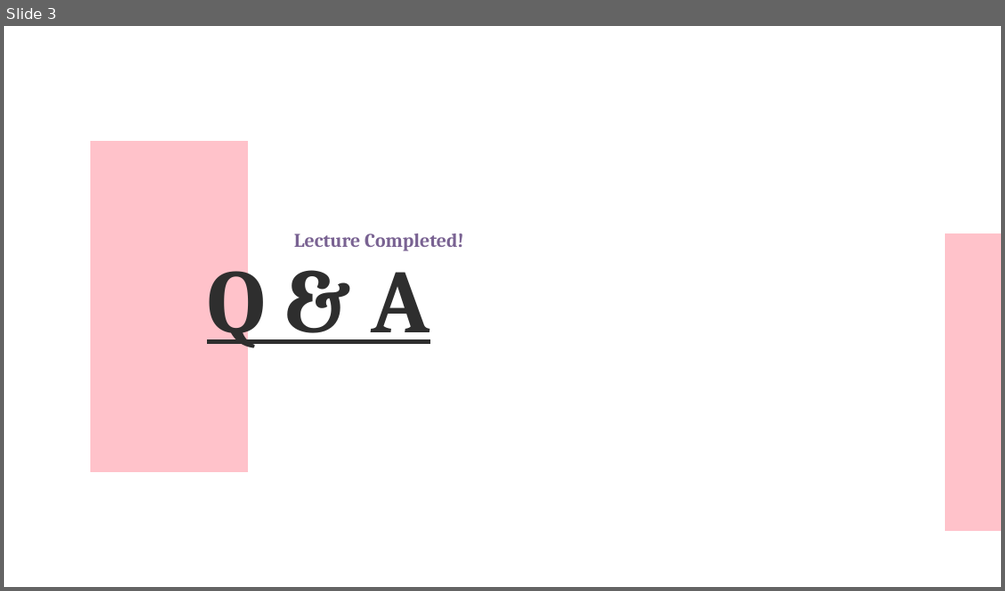
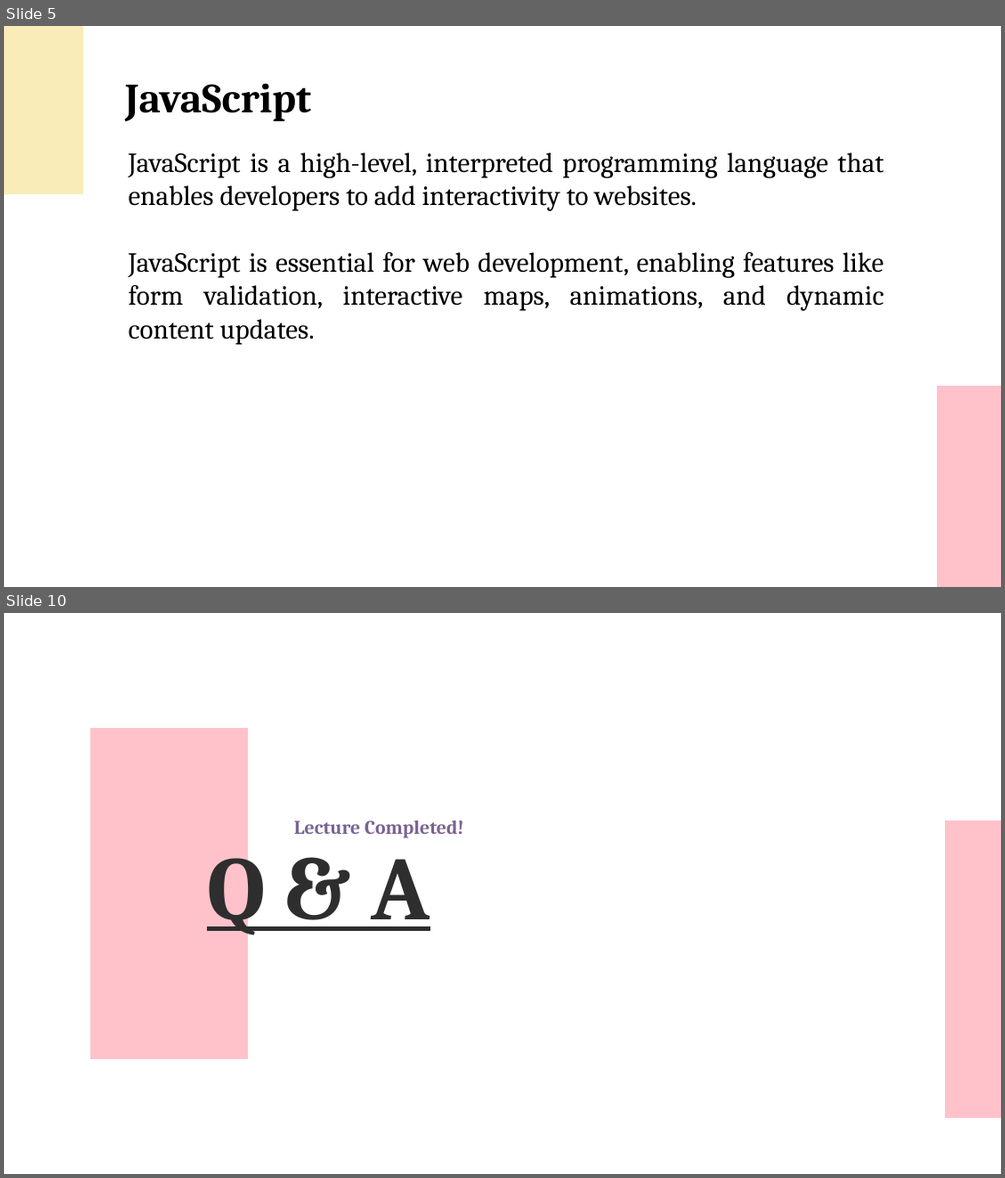
Before and after one commit to UKhayam/Web-Design-Web-Programming, a slide deck: Web-Lecture-05.pptx. Shown one above the other, each under a label of ours: slide 3 before the commit, slides 5 and 10 after it; the slides between them are not shown. The pictures are 1005x591 and 1005x1178 pixels, drawn with LibreOffice and Linux fonts; fonts in the diff are those of the drawing. Boxes give left, top, right and bottom in pixels: in the first picture for what was removed or moved away, otherwise in the second. Text is boxed around its words. In the diff, an @@ line names an element or a change of style, - is before the commit and + after.

```diff
--- a/Web-Lecture-05.pptx
+++ b/Web-Lecture-05.pptx
@@ slide 5 added at <box>4,26,1001,587</box>, background #FFFFFF @@
@@ freeform shape added at <box>4,26,82,194</box>, fill #F9ECB8 @@
@@ text added at <box>125,83,311,121</box>, 60 pt, text #000000, bold @@
+JavaScript
@@ text added at <box>129,152,884,345</box>, 40 pt, text #000000 @@
+  JavaScript is a high-level, interpreted programming language that enables developers to add interactivity to websites.
+  JavaScript is essential for web development, enabling features like form validation, interactive maps, animations, and dynamic content updates.
@@ freeform shape added at <box>937,386,1001,587</box>, fill #FFC2CA @@
@@ what was slide 3 is now slide 10 @@
```
Also in this commit, not shown: 1 slide changed, 7 other slides added, 1 slide removed, 4 other files.
